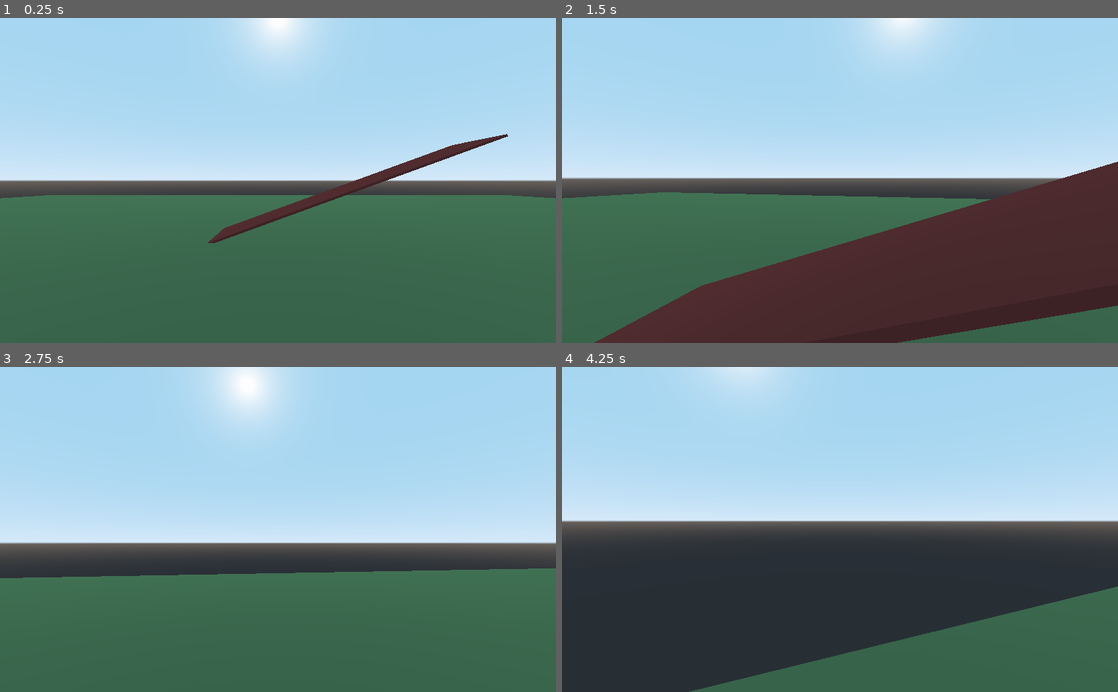
Above: before the commit, frames 1-4 (two rows, left to right).
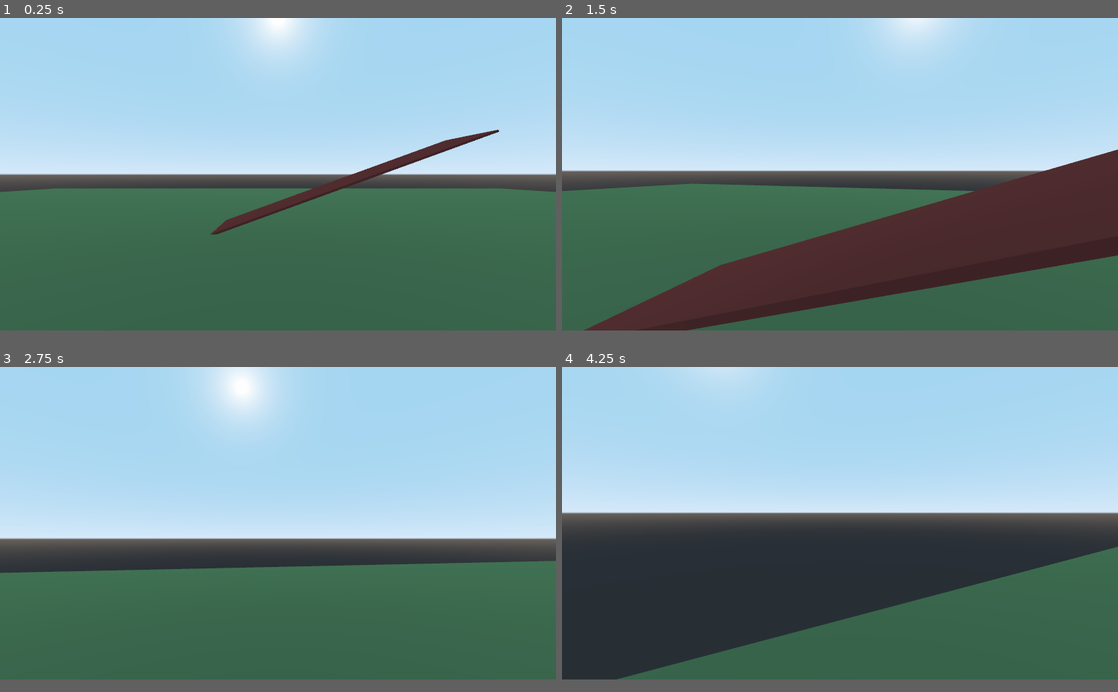
Above: after the commit, the same moments.

Repository: missinglinks/godot_first_person_controller
Game: Godot game, scene res://World.tscn
Same seed, same stepped clock (60 frames per second), same inputs: the game is played once before the commit and once after it.
Inputs (mouse positions are in pixels of both pictures, inside the frame that each line leads up to):
- Up to frame 1 (0.25 s): no input
- Up to frame 2 (1.5 s): tap Enter at 0.5 s; move the mouse to (867, 180) at 0.52 s; hold W (move_forward) from 0.53 s (still down); click (867, 180) at 0.6 s; tap Space (move_jump) at 0.77 s; move the mouse to (812, 180) at 1.27 s; click (812, 180) at 1.35 s
- Up to frame 3 (2.75 s): keep holding W (move_forward); tap Space (move_jump) at 1.52 s; move the mouse to (289, 523) at 2.02 s; click (289, 523) at 2.1 s
- Up to frame 4 (4.25 s): keep holding W (move_forward); move the mouse to (834, 536) at 2.77 s; click (834, 536) at 2.85 s; tap Space (move_jump) at 3.02, 3.77 s; move the mouse to (878, 532) at 3.52 s; click (878, 532) at 3.6 s
The window is 800x468 before the commit and 800x450 after it. Grey fills any space a smaller window leaves; there, only what the larger window draws over its background counts as a difference.

The runs differ from the first frame. In frame 1, 6.4% of the frame differs, in the area x 0-100%, y 34-70%; in frame 2, 18%, in the area x 0-100%, y 0-100%; in frame 3, 3.7%; in frame 4, 14%.

Commit message:
added pick up object outlines

Diff:
--- a/Objects/Box.tscn
+++ b/Objects/Box.tscn
@@ -10,9 +10,7 @@
 subdivide_width = 1
 
 [sub_resource type="SpatialMaterial" id=3]
-albedo_color = Color( 0.780392, 0.415686, 0.415686, 1 )
-metallic = 0.2
-metallic_specular = 0.61
+albedo_color = Color( 0.619608, 0.270588, 0.270588, 1 )
 
 [node name="Box" type="RigidBody"]
 transform = Transform( 1, 0, 0, 0, 0.999848, -0.0174524, 0, 0.0174524, 0.999848, 1, 1, 1 )
--- a/Player/Player.gd
+++ b/Player/Player.gd
@@ -37,7 +37,7 @@
 """
 Set player head/camera rotation based on mouse movement
 """
-func _unhandled_input(event: InputEvent) -> void:
+func _input(event: InputEvent) -> void:
 	if event is InputEventMouseMotion:
 		var head_rotation: float = - event.relative.x * mouse_sensitivity
 		head.rotate_y(deg2rad(head_rotation))
@@ -61,12 +61,20 @@
 
 
 func carry_object() -> void:
+
+	for obj in get_tree().get_nodes_in_group("PickUpObject"):
+		obj.reset_bits()
+
 	if not carry_object:
-		if interaction_ray.is_colliding() and Input.is_action_just_pressed("mouse_action"):
+		if interaction_ray.is_colliding():
 			var obj: Object = interaction_ray.get_collider()
 			if obj is PickUpObject:
-				carry_object = obj
-				carry_object.pick_up(self)
+				obj.set_bits()
+
+				if Input.is_action_just_pressed("mouse_action"):
+
+					carry_object = obj
+					carry_object.pick_up(self)
 
 
 	else:
--- a/Player/Player.tscn
+++ b/Player/Player.tscn
@@ -32,11 +32,11 @@
 [node name="InteractionRayCast" type="RayCast" parent="Head/Camera"]
 transform = Transform( 1, 0, 0, 0, -4.37114e-008, -1, 0, 1, -4.37114e-008, 0, -0.12158, 0 )
 enabled = true
-cast_to = Vector3( 0, -2.3, 0 )
+cast_to = Vector3( 0, -2.5, 0 )
 collision_mask = 4
 
 [node name="CarryObjectPosition" type="Position3D" parent="Head/Camera"]
-transform = Transform( 1, 0, 0, 0, -4.37114e-008, -1, 0, 1, -4.37114e-008, 0, -0.514771, -2.00903 )
+transform = Transform( 1, 0, 0, 0, -4.37114e-008, -1, 0, 1, -4.37114e-008, 0, -0.514771, -2.13421 )
 
 [node name="LegRayCast" type="RayCast" parent="."]
 transform = Transform( 1, 0, 0, 0, 1, 0, 0, 0, 1, 0, -0.946086, 0 )
--- /dev/null
+++ b/Shader/FlatColorShader.shader
@@ -0,0 +1,8 @@
+shader_type canvas_item;
+
+uniform vec4 col: hint_color;
+
+void fragment() {
+	float alpha = texture(SCREEN_TEXTURE, SCREEN_UV).a;
+	COLOR = vec4(col.rgb, alpha);
+}
--- /dev/null
+++ b/Shader/OutlineBlur.tres
@@ -0,0 +1,20 @@
+[gd_resource type="ShaderMaterial" load_steps=2 format=2]
+
+[sub_resource type="Shader" id=8]
+resource_local_to_scene = true
+code = "shader_type canvas_item;
+
+uniform float amount: hint_range(1.0, 5.0);
+uniform sampler2D flat_texture: hint_albedo;
+
+void fragment() {
+	vec3 original = texture(flat_texture, SCREEN_UV).rgb;
+	COLOR.rgb = (textureLod(flat_texture, SCREEN_UV, amount).rgb - original)*3.0;
+	COLOR.r = max(0.0, COLOR.r);
+	COLOR.g = max(0.0, COLOR.g);
+	COLOR.b = max(0.0, COLOR.b);
+}"
+
+[resource]
+shader = SubResource( 8 )
+shader_param/amount = 3.0
--- /dev/null
+++ b/Systems/ObjectOutline/ViewportCamera.gd
@@ -0,0 +1,7 @@
+extends Camera
+
+var target: Spatial
+
+func _process(delta: float) -> void:
+	if target:
+		global_transform = target.global_transform
--- a/Systems/PickUpObject/PickUpObject.gd
+++ b/Systems/PickUpObject/PickUpObject.gd
@@ -9,10 +9,17 @@
 func _ready():
 	original_parent = get_parent()
 
+
 func pick_up(host: KinematicBody) -> void:
 	original_parent.remove_child(self)
 	host.camera.add_child(self)
 	global_transform = host.carry_object_pos.global_transform
+
+func set_bits() -> void:
+	$MeshInstance.set_layer_mask_bit(3, true);
+
+func reset_bits() -> void:
+	$MeshInstance.set_layer_mask_bit(3, false);
 
 func release() -> void:
 	var current_global_transform = global_transform
--- a/World.gd
+++ b/World.gd
@@ -1,9 +1,13 @@
 extends Spatial
+
+onready var player_camera: Camera = $Player.camera
+onready var flat_color_camera: Camera = $FlatColorViewport/ViewportCamera
 
 
 func _ready() -> void:
 	Input.set_mouse_mode(Input.MOUSE_MODE_CAPTURED)
 
+	flat_color_camera.target = player_camera
 
 func _process(delta: float) -> void:
 	if Input.is_action_just_pressed("ui_cancel"):
--- a/World.tscn
+++ b/World.tscn
@@ -1,8 +1,10 @@
-[gd_scene load_steps=10 format=2]
+[gd_scene load_steps=17 format=2]
 
 [ext_resource path="res://World.gd" type="Script" id=1]
 [ext_resource path="res://Player/Player.tscn" type="PackedScene" id=2]
 [ext_resource path="res://Objects/Box.tscn" type="PackedScene" id=3]
+[ext_resource path="res://Systems/ObjectOutline/ViewportCamera.gd" type="Script" id=4]
+[ext_resource path="res://Shader/FlatColorShader.shader" type="Shader" id=5]
 
 [sub_resource type="PlaneMesh" id=1]
 size = Vector2( 80, 80 )
@@ -21,6 +23,52 @@
 
 [sub_resource type="ConvexPolygonShape" id=6]
 points = PoolVector3Array( 10, 0, 1.5, -10, 0, 1.5, 10, 0, -1.5, -10, 0, -1.5 )
+
+[sub_resource type="Shader" id=8]
+code = "shader_type canvas_item;
+render_mode blend_add;
+
+uniform sampler2D outline: hint_albedo;
+
+
+void fragment() {
+	vec4 flat_ = texture(outline, UV);
+
+	float radius = 0.002;
+	float divider = 9.2;
+	vec4 col = vec4(0);
+
+	col+= texture(outline, UV+vec2(radius,-0));
+	col+= texture(outline, UV+vec2(-radius,0));
+	col+= texture(outline, UV+vec2(0,0));
+
+	col+= texture(outline, UV+vec2(-radius,-radius));
+	col+= texture(outline, UV+vec2(radius,-radius));
+	col+= texture(outline, UV+vec2(0,-radius));
+
+	col+= texture(outline, UV+vec2(0,radius));
+	col+= texture(outline, UV+vec2(-radius,radius));
+	col+= texture(outline, UV+vec2(radius,radius));
+
+	col/=divider;
+
+	COLOR = col-flat_;
+}"
+
+[sub_resource type="ViewportTexture" id=15]
+viewport_path = NodePath("FlatColorViewport")
+
+[sub_resource type="ShaderMaterial" id=9]
+resource_local_to_scene = true
+shader = SubResource( 8 )
+shader_param/outline = SubResource( 15 )
+
+[sub_resource type="ShaderMaterial" id=13]
+shader = ExtResource( 5 )
+shader_param/col = Color( 0.929412, 1, 0.105882, 1 )
+
+[sub_resource type="ViewportTexture" id=14]
+viewport_path = NodePath("FlatColorViewport")
 
 [node name="World" type="Spatial"]
 script = ExtResource( 1 )
@@ -55,10 +103,67 @@
 [node name="CollisionShape" type="CollisionShape" parent="Ramp/StaticBody"]
 shape = SubResource( 6 )
 
-[node name="Box" parent="." instance=ExtResource( 3 )]
+[node name="Box" parent="." groups=[
+"PickUpObject",
+] instance=ExtResource( 3 )]
 transform = Transform( 1, 0, 0, 0, 1, 0, 0, 0, 1, 0, 1, 6.91045 )
 collision_mask = 14
 
-[node name="Box2" parent="." instance=ExtResource( 3 )]
+[node name="Box2" parent="." groups=[
+"PickUpObject",
+] instance=ExtResource( 3 )]
 transform = Transform( 1, 0, 0, 0, 1, 0, 0, 0, 1, 0.298863, 2.31125, 6.91045 )
 collision_mask = 14
+
+[node name="Box3" parent="." groups=[
+"PickUpObject",
+] instance=ExtResource( 3 )]
+transform = Transform( 1, 0, 0, 0, 1, 0, 0, 0, 1, -0.0413064, 3.39728, 6.84937 )
+collision_mask = 14
+
+[node name="PickUpOverlay" type="ColorRect" parent="."]
+material = SubResource( 9 )
+anchor_right = 1.0
+anchor_bottom = 1.0
+color = Color( 0, 0, 0, 1 )
+
+[node name="FlatColorViewport" type="Viewport" parent="."]
+size = Vector2( 1920, 1080 )
+transparent_bg = true
+msaa = 2
+render_target_v_flip = true
+
+[node name="ViewportCamera" type="Camera" parent="FlatColorViewport"]
+cull_mask = 1048568
+current = true
+script = ExtResource( 4 )
+
+[node name="FlatColor" type="ColorRect" parent="FlatColorViewport"]
+material = SubResource( 13 )
+margin_right = 1920.0
+margin_bottom = 1080.0
+
+[node name="ViewPortPreview" type="Control" parent="."]
+editor/display_folded = true
+margin_left = 8.92343
+margin_top = 13.2814
+margin_right = 8.92343
+margin_bottom = 13.2814
+__meta__ = {
+"_edit_group_": true
+}
+
+[node name="ColorRect" type="ColorRect" parent="ViewPortPreview"]
+anchor_right = 1.0
+anchor_bottom = 1.0
+color = Color( 0, 0, 0, 1 )
+
+[node name="TextureRect" type="TextureRect" parent="ViewPortPreview/ColorRect"]
+anchor_left = 0.5
+anchor_top = 0.5
+anchor_right = 0.5
+anchor_bottom = 0.5
+margin_top = -0.5
+margin_bottom = 0.5
+texture = SubResource( 14 )
+expand = true
--- a/project.godot
+++ b/project.godot
@@ -23,6 +23,11 @@
 config/name="3D_First_Person_Controller"
 run/main_scene="res://World.tscn"
 config/icon="res://icon.png"
+
+[display]
+
+window/size/width=1280
+window/size/height=720
 
 [input]
 
@@ -65,4 +70,5 @@
 
 [rendering]
 
+quality/filters/msaa=2
 environment/default_environment="res://default_env.tres"
